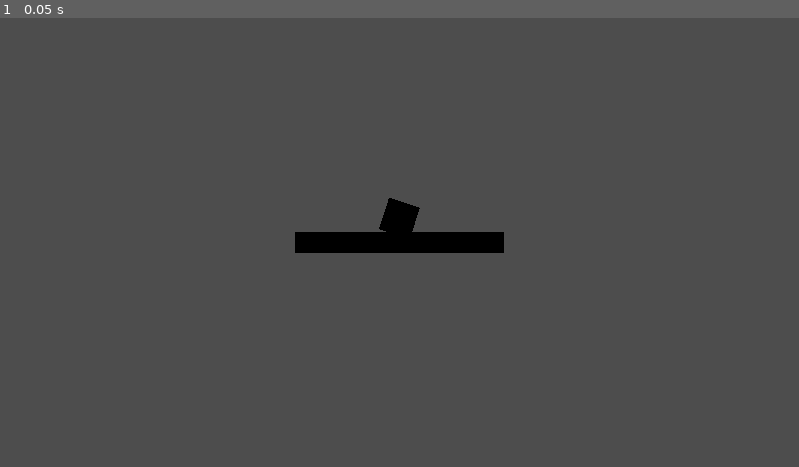
Above: before the commit, frame 1.
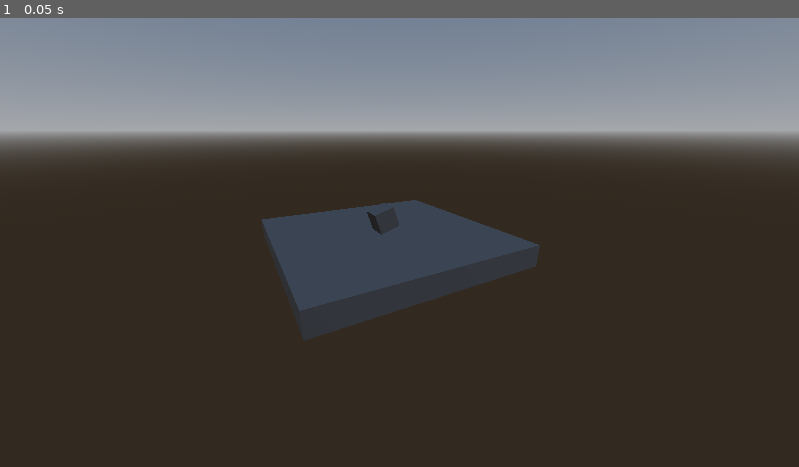
Above: after the commit, the same moment.

Repository: Viihtorugo/game-3d-godot-4
Game: Godot game, scene res://world.tscn
Same seed, same stepped clock (60 frames per second), same inputs: the game is played once before the commit and once after it.
Inputs:
- Up to frame 1 (0.05 s): no input

The runs differ from the first frame. In frame 1, 94% of the frame differs, in the area x 0-100%, y 0-100%.

Commit message:
Class 02

Diff:
--- a/project.godot
+++ b/project.godot
@@ -14,3 +14,7 @@
 run/main_scene="res://world.tscn"
 config/features=PackedStringArray("4.2", "Forward Plus")
 config/icon="res://icon.svg"
+
+[editor]
+
+movie_writer/transparent_background=false
--- /dev/null
+++ b/world-enviroment.tres
@@ -0,0 +1,14 @@
+[gd_resource type="Environment" load_steps=3 format=3 uid="uid://cipwb7no53m6v"]
+
+[sub_resource type="ProceduralSkyMaterial" id="ProceduralSkyMaterial_dafl4"]
+
+[sub_resource type="Sky" id="Sky_d3dmp"]
+sky_material = SubResource("ProceduralSkyMaterial_dafl4")
+
+[resource]
+background_mode = 2
+sky = SubResource("Sky_d3dmp")
+glow_normalized = true
+glow_strength = 0.0
+glow_blend_mode = 0
+volumetric_fog_density = 0.0079
--- a/world.tscn
+++ b/world.tscn
@@ -1,19 +1,32 @@
-[gd_scene load_steps=3 format=3 uid="uid://b7bhag81q6a68"]
+[gd_scene load_steps=6 format=3 uid="uid://b7bhag81q6a68"]
 
 [sub_resource type="BoxMesh" id="BoxMesh_sxwyt"]
 
 [sub_resource type="BoxMesh" id="BoxMesh_wy5xv"]
 size = Vector3(5, 0.5, 5)
 
+[sub_resource type="ProceduralSkyMaterial" id="ProceduralSkyMaterial_dafl4"]
+
+[sub_resource type="Sky" id="Sky_d3dmp"]
+sky_material = SubResource("ProceduralSkyMaterial_dafl4")
+
+[sub_resource type="Environment" id="Environment_5jw8y"]
+background_mode = 2
+sky = SubResource("Sky_d3dmp")
+
 [node name="World" type="Node3D"]
 
 [node name="box" type="MeshInstance3D" parent="."]
-transform = Transform3D(0.951428, 0.307871, 0, -0.307871, 0.951428, 0, 0, 0, 1, 0, 0.75, 0)
+transform = Transform3D(0.951428, 0.307871, 0, -0.307871, 0.951428, 0, 0, 0, 1, 0, 1.13106, 0)
 mesh = SubResource("BoxMesh_sxwyt")
 skeleton = NodePath("../ground")
 
 [node name="ground" type="MeshInstance3D" parent="."]
+transform = Transform3D(2, 0, 0, 0, 2, 0, 0, 0, 2, 0, 0, 0)
 mesh = SubResource("BoxMesh_wy5xv")
 
 [node name="Camera3D" type="Camera3D" parent="."]
-transform = Transform3D(1, 0, 0, 0, 1, 0, 0, 0, 1, 0, 0, 9.51137)
+transform = Transform3D(-0.872965, -0.174504, 0.455501, 1.96672e-08, 0.933818, 0.357749, -0.487784, 0.312302, -0.81519, 5.92283, 5.08174, -12.2304)
+
+[node name="WorldEnvironment" type="WorldEnvironment" parent="."]
+environment = SubResource("Environment_5jw8y")
